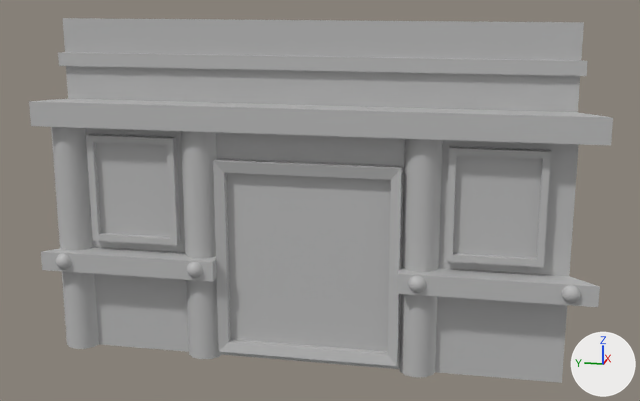
Two versions of the FBX model Assets/Environment/Models/Temple/Face_Temple.fbx, one commit apart.
The view is the same before and after, from a 50 mm camera at (-13.49, -2.89, 6.16) aimed at (-0.05, -0.2, 2.8). The lights are fixed; the arrows at lower right show +X, +Y and +Z. Where no turn or scale is listed for an object, it has been applied to the vertices.

Script lines for the objects in view, before the commit:
```python
mat_m_temple = principled_material('M_Temple')
mat_m_temple.base_color = (0.5, 0.5, 0.5)  # grey #bcbcbc
me_mesh = bpy.data.meshes.new('Mesh')
me_mesh.from_pydata(...)  # 440 vertices, 380 faces; spans x -0.51..0.34, y -4.5..4.5, z 0.0..5.6
me_mesh.materials.append(mat_m_temple)  # grey #bcbcbc
ob_face_temple = bpy.data.objects.new('Face_Temple', me_mesh)
ob_face_temple.location = (0.0, 0.0, 0.0)
```
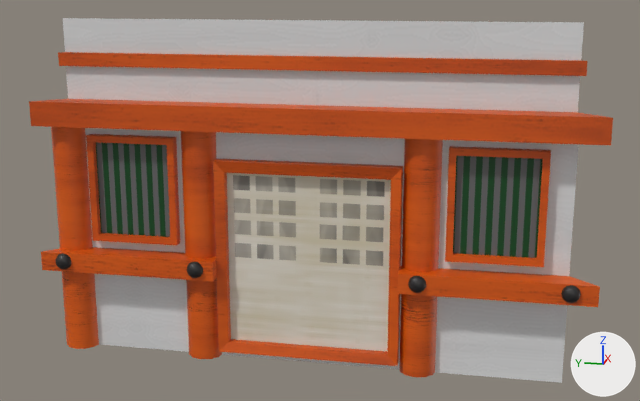
Where the change shows, as pixel boxes (x1, y1, x2, y2) in the pictures (640 x 401 px):
'Face_Temple', surface changed
    both: (29, 18, 613, 383)

What the commit changed:
Picture 'Trim_Japan_Albedo.png' (img_trim_japan_albedo_png) is new.
In material 'M_Temple' (mat_m_temple), base_color is no longer (0.5, 0.5, 0.5), grey #bcbcbc.
In material 'M_Temple' (mat_m_temple), texture is now set to img_trim_japan_albedo_png.
me_mesh has 440 vertices, 380 faces and spans x -0.51..0.34, y -4.5..4.5, z 0.0..5.6.
me_mesh is used by ob_face_temple; location (0.0, 0.0, 0.0).
me_mesh part 1: texture (UV) coordinates of 380 of 380 faces, centred in x -0.51..0.32, y -4.23..4.33, z 0.08..5.33, changed; they spanned u 0.0..1.0, v 0.1..0.72 and now span u 0.0..1.0, v 0.0..0.73.
